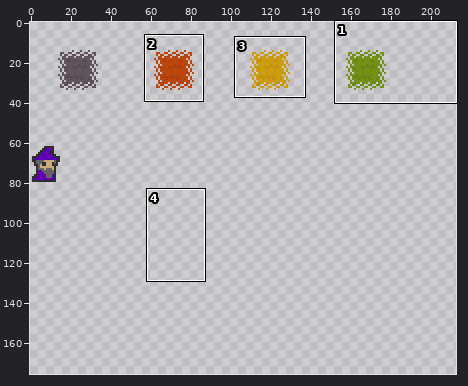
Sprite sheet -- assets/textures/sprites.png. The first picture is a wide view before the edit; the outline marks the close-up.
Close-up. Before the commit:
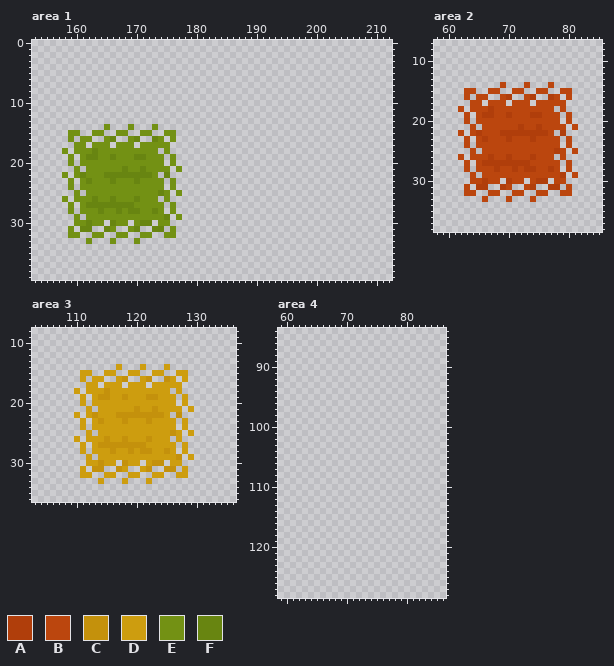
The file is 512x512 pixels. Shown: area 1: x 153..212, y 0..39; area 2: x 58..85, y 7..38; area 3: x 103..136, y 8..36; area 4: x 59..86, y 84..128. The wide view leaves out empty margins. The commit also changed other parts of the picture, which this record leaves out.
Palette (. is transparent): A #b03e0b  B #bb460e  C #c4910c  D #cd9d0f  E #739114  F #688511
Once edited:
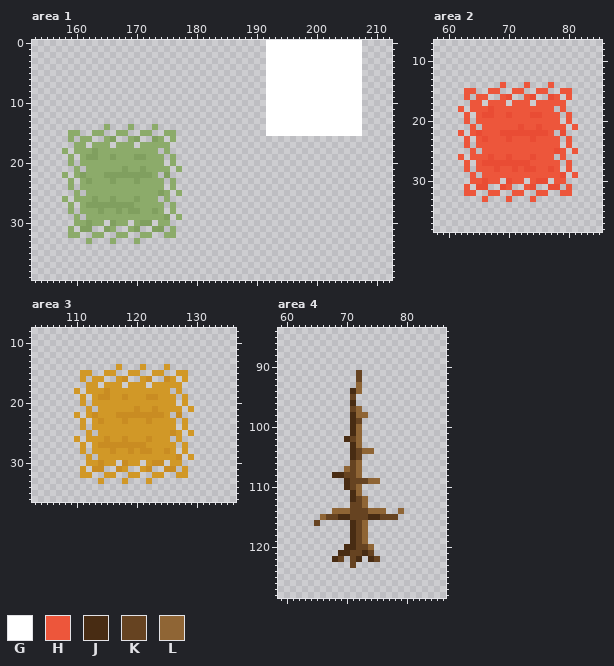
Colours new in this view: G #ffffff  H #ed563b  J #482c13  K #664321  L #8f6535
Diff:
@@ palette @@
-A #b03e0b
+A #e94c34
-C #c4910c
+C #c98c22
-D #cd9d0f
+D #d19827
-E #739114
+E #8cab6a
-F #688511
+F #809f5f
--- area 1
@@ x 190..209 @@
- 0 ....................
- 1 ....................
- 2 ....................
- 3 ....................
- 4 ....................
- 5 ....................
- 6 ....................
- 7 ....................
- 8 ....................
- 9 ....................
-10 ....................
-11 ....................
-12 ....................
-13 ....................
-14 ....................
-15 ....................
+ 0 ..GGGGGGGGGGGGGGGG..
+ 1 ..GGGGGGGGGGGGGGGG..
+ 2 ..GGGGGGGGGGGGGGGG..
+ 3 ..GGGGGGGGGGGGGGGG..
+ 4 ..GGGGGGGGGGGGGGGG..
+ 5 ..GGGGGGGGGGGGGGGG..
+ 6 ..GGGGGGGGGGGGGGGG..
+ 7 ..GGGGGGGGGGGGGGGG..
+ 8 ..GGGGGGGGGGGGGGGG..
+ 9 ..GGGGGGGGGGGGGGGG..
+10 ..GGGGGGGGGGGGGGGG..
+11 ..GGGGGGGGGGGGGGGG..
+12 ..GGGGGGGGGGGGGGGG..
+13 ..GGGGGGGGGGGGGGGG..
+14 ..GGGGGGGGGGGGGGGG..
+15 ..GGGGGGGGGGGGGGGG..
 16 ....................
--- area 2
@@ x 58..85 @@
 13 ............................
-14 ...........B...B...B........
-15 .....BB..BB..BB..BB..BB.....
-16 .....B.BB..BA..BA..AB.B.....
-17 ......BB.BBB.BBB.BBBBB......
-18 ....B.BBBABBBBBBBBBB.B......
-19 .....B.BAABBABBBAABBB.B.....
-20 .....B.BBBBBBBBBBBBBB.B.....
-21 ......B.BBBBBBABBABBBB.B....
-22 ....B.BABBBAAAAAAAAB.A......
-23 .....B.BABBBABBBABBBB.B.....
-24 .....B.BBBBBBBBBBBBBB.B.....
-25 ......B.BBBBBBBBBBBBAB.B....
-26 ....B.BBBABBABBBABBB.B......
-27 .....B.BAAAAAAAABBBBB.B.....
-28 .....B.BBBABBABAABBAB.B.....
-29 ......B.BBBBBBBBBBBBBA.B....
-30 ......BBABB.ABB.BAA.BB......
-31 .....B.AA..AB..BA..AA.B.....
-32 .....BB..BB..BB..BB..BB.....
-33 ........B...B...B...........
+14 ...........H...H...H........
+15 .....HH..HH..HH..HH..HH.....
+16 .....H.HH..HA..HA..AH.H.....
+17 ......HH.HHH.HHH.HHHHH......
+18 ....H.HHHAHHHHHHHHHH.H......
+19 .....H.HAAHHAHHHAAHHH.H.....
+20 .....H.HHHHHHHHHHHHHH.H.....
+21 ......H.HHHHHHAHHAHHHH.H....
+22 ....H.HAHHHAAAAAAAAH.A......
+23 .....H.HAHHHAHHHAHHHH.H.....
+24 .....H.HHHHHHHHHHHHHH.H.....
+25 ......H.HHHHHHHHHHHHAH.H....
+26 ....H.HHHAHHAHHHAHHH.H......
+27 .....H.HAAAAAAAAHHHHH.H.....
+28 .....H.HHHAHHAHAAHHAH.H.....
+29 ......H.HHHHHHHHHHHHHA.H....
+30 ......HHAHH.AHH.HAA.HH......
+31 .....H.AA..AH..HA..AA.H.....
+32 .....HH..HH..HH..HH..HH.....
+33 ........H...H...H...........
 34 ............................
--- area 4
@@ x 63..81 @@
  90 ...................
- 91 ...................
- 92 ...................
- 93 ...................
- 94 ...................
- 95 ...................
- 96 ...................
- 97 ...................
- 98 ...................
- 99 ...................
-100 ...................
-101 ...................
-102 ...................
-103 ...................
-104 ...................
-105 ...................
-106 ...................
-107 ...................
-108 ...................
-109 ...................
-110 ...................
-111 ...................
-112 ...................
-113 ...................
-114 ...................
-115 ...................
-116 ...................
-117 ...................
-118 ...................
-119 ...................
-120 ...................
-121 ...................
-122 ...................
-123 ...................
+ 91 .........K.........
+ 92 .........K.........
+ 93 .........L.........
+ 94 ........JL.........
+ 95 ........K..........
+ 96 ........J..........
+ 97 ........KL.........
+ 98 ........JLL........
+ 99 ........JK.........
+100 ........JL.........
+101 ........JL.........
+102 .......JKL.........
+103 ........JL.........
+104 ........JKLL.......
+105 ........JK.........
+106 ........KL.........
+107 .......LKL.........
+108 .....JJKKL.........
+109 .......JKKKLL......
+110 .......JKL.........
+111 ........JL.........
+112 ........JKL........
+113 ........KKL........
+114 .....LLLKKKLLL..L..
+115 ...LKKJJKKKJJKKK...
+116 ..K.....JKL........
+117 ........JKL........
+118 ........JKL........
+119 ........JKL........
+120 .......JJKKL.......
+121 ......JJKKJK.......
+122 .....JK.KJ.JK......
+123 ........K..........
 124 ...................
